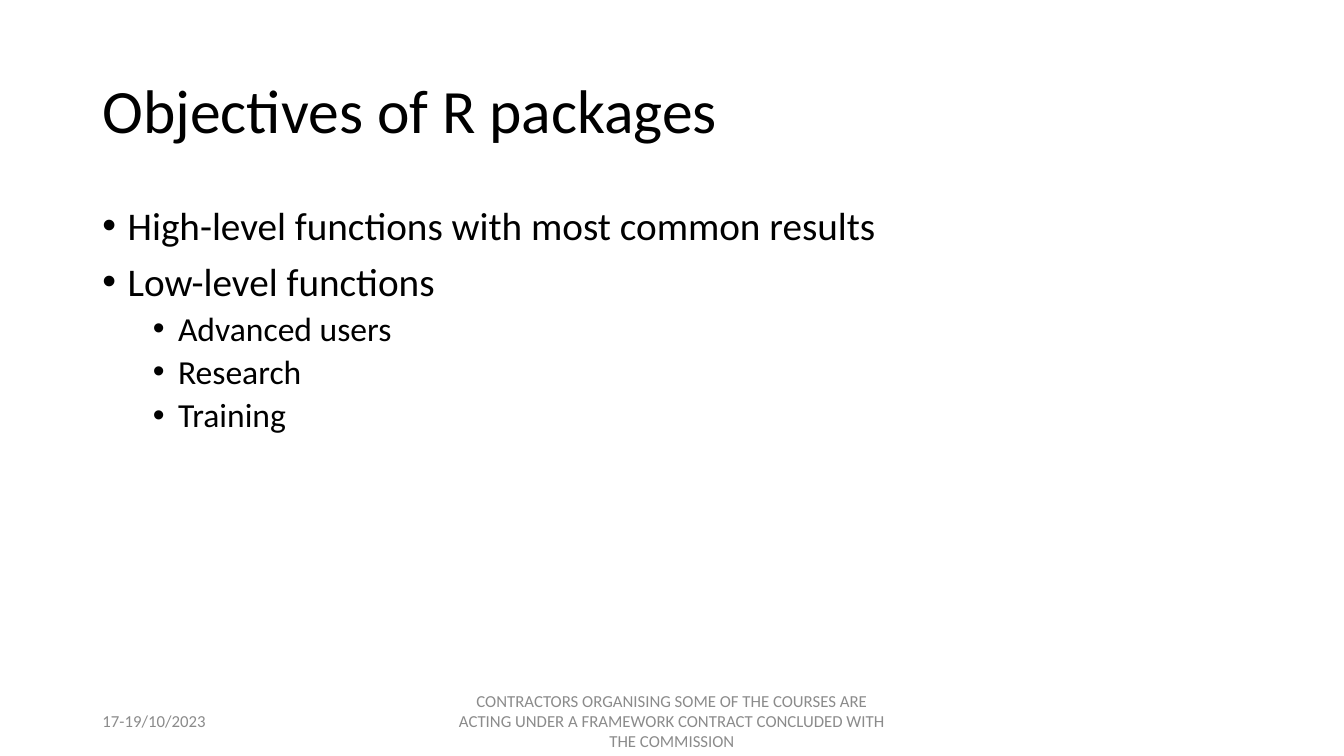
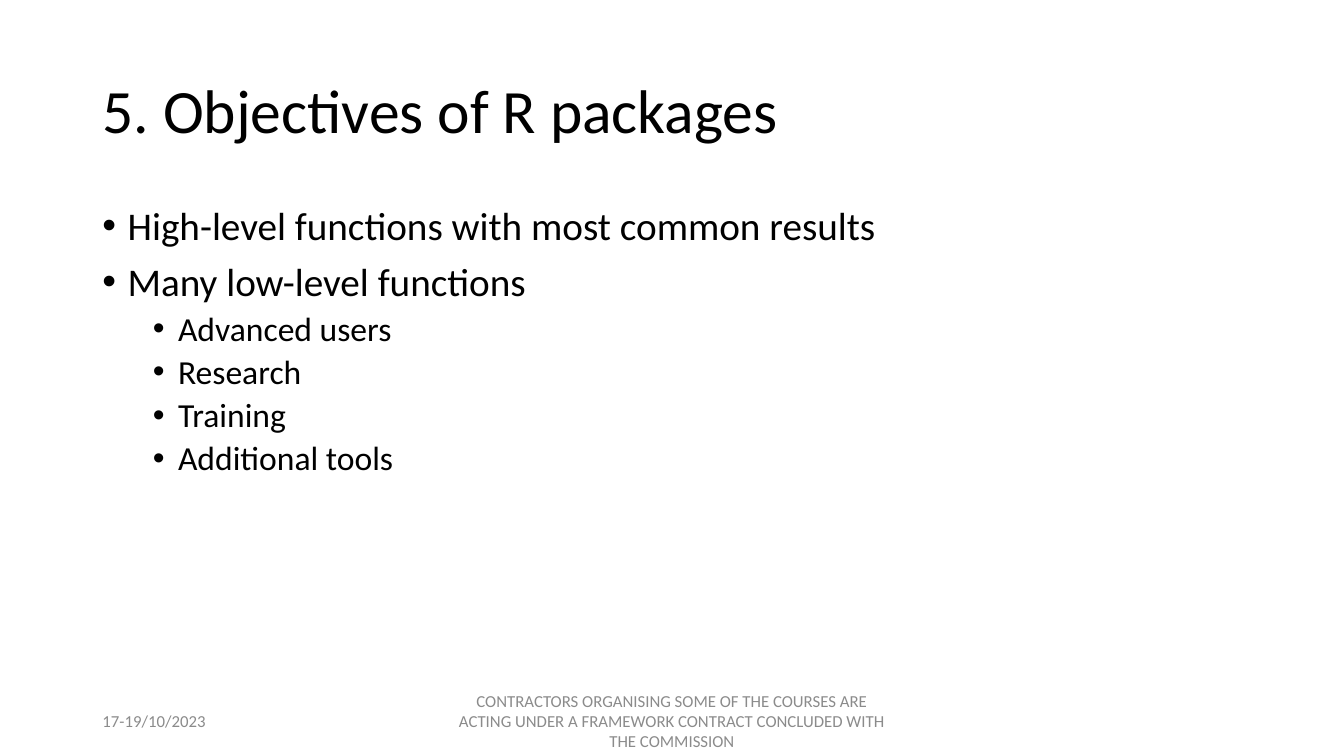
Before and after one commit to palatej/estp2023, a slide deck: slide 7 of Presentations/1.3 JD+ and R.pptx. Drawn at 1344x756 pixels with LibreOffice and Linux fonts; fonts in the diff are those of the drawing. Boxes give left, top, right and bottom in pixels: in the first picture for what was removed or moved away, otherwise in the second. Text is boxed around its words. In the diff, an @@ line names an element or a change of style, - is before the commit and + after.

```diff
--- a/Presentations/1.3 JD+ and R.pptx
+++ b/Presentations/1.3 JD+ and R.pptx
@@ title at [102,90,778,144]: text changed @@
-Objectives of R packages
+5. Objectives of R packages
@@ text at [128,268,526,303]: text changed @@
-• Low-level functions
+• Many low-level functions
@@ text at [178,446,393,471]: paragraph added @@
+  • Additional tools
```
Also in this commit, not shown: 6 other slides changed, 1 slide added, 2 slides removed, 7 other files.
